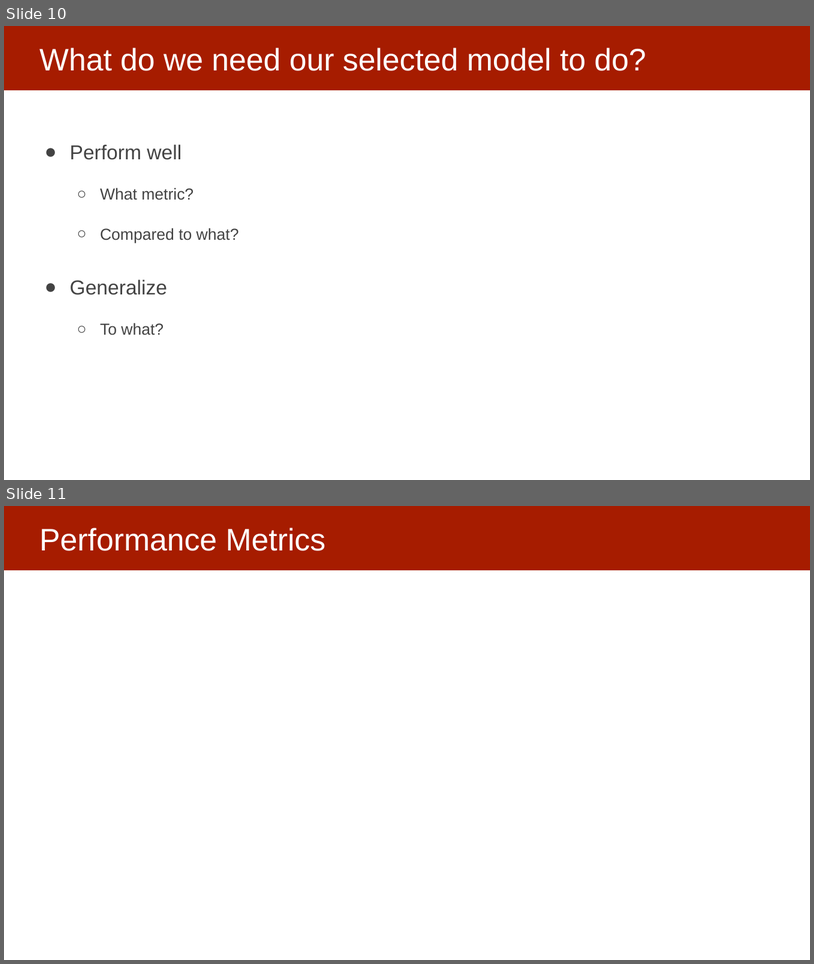
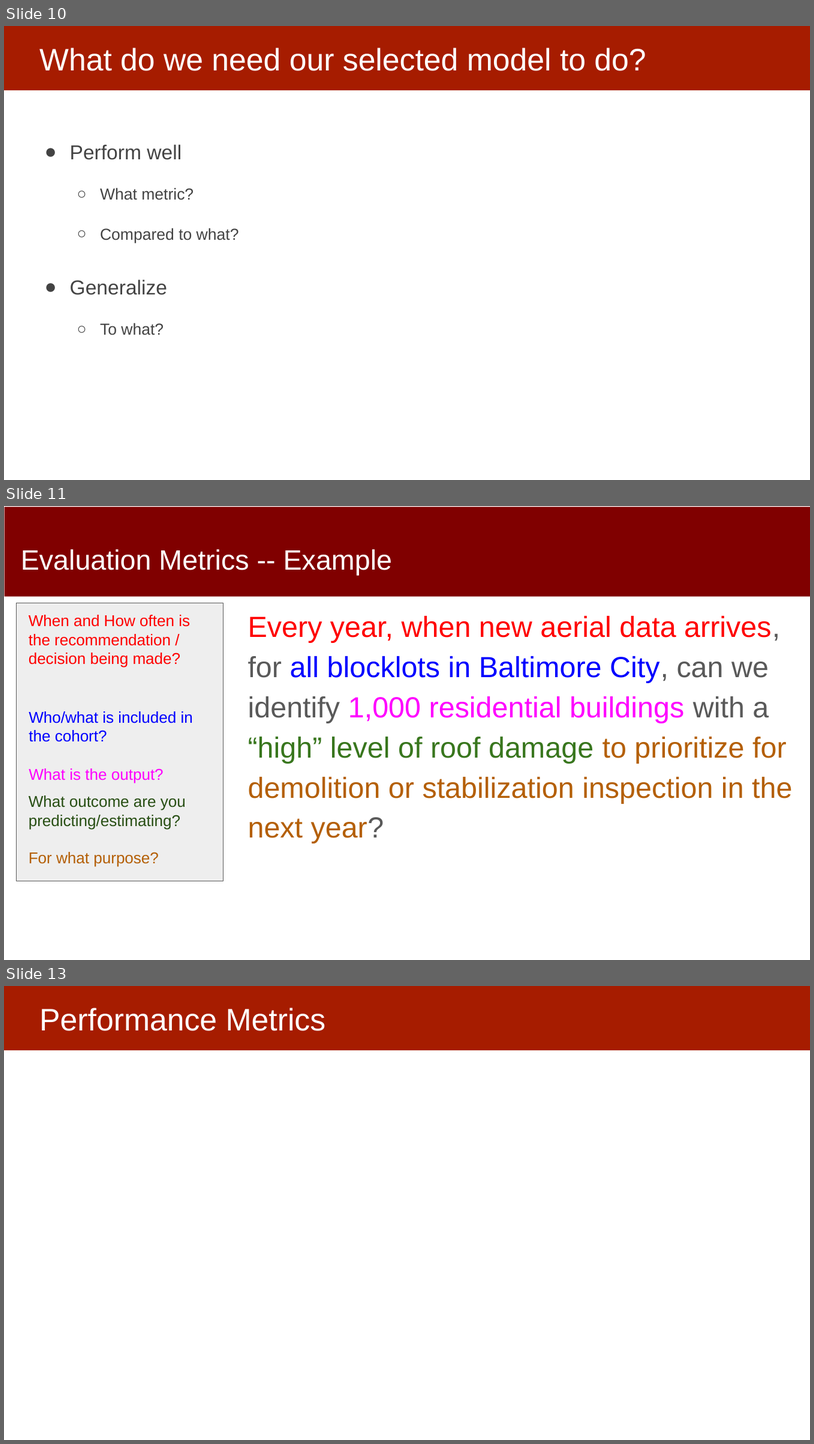
Before and after one commit to dssg/MLinPractice, a slide deck: Lectures/Lecture6-EvaluationMetrics.pptx. Shown one above the other, each under a label of ours: slides 10 and 11 before the commit, slides 10, 11 and 13 after it; the slides between them are not shown. The pictures are 814x964 and 814x1444 pixels, drawn with LibreOffice and Linux fonts; fonts in the diff are those of the drawing. Boxes give left, top, right and bottom in pixels: in the first picture for what was removed or moved away, otherwise in the second. Text is boxed around its words. In the diff, an @@ line names an element or a change of style, - is before the commit and + after.

```diff
--- a/Lectures/Lecture6-EvaluationMetrics.pptx
+++ b/Lectures/Lecture6-EvaluationMetrics.pptx
@@ slide 11 added at [4, 506, 810, 960], background #FFFFFF @@
@@ rectangle added at [5, 507, 810, 596], fill #800000 @@
@@ title added at [21, 549, 392, 575], 33.3 pt, text #FFFFFF @@
+Evaluation Metrics -- Example
@@ rectangle added at [17, 603, 224, 881], fill #EEEEEE, outline #595959 0.75 pt @@
@@ text added at [29, 615, 190, 664], 18.7 pt, text #FF0000 @@
+When and How often is the recommendation / decision being made?
@@ text added at [248, 616, 792, 843], 34.7 pt, text #B45F06 @@
+Every year, when new aerial data arrives, for all blocklots in Baltimore City, can we identify 1,000 residential buildings with a “high” level of roof damage to prioritize for demolition or stabilization inspection in the next year?
@@ text added at [29, 711, 193, 742], 18.7 pt, text #0000FF @@
+Who/what is included in the cohort?
@@ text added at [29, 768, 164, 783], 18.7 pt, text #FF00FF @@
+What is the output?
@@ text added at [29, 795, 186, 867], 18.7 pt, text #274E13 @@
+What outcome are you predicting/estimating?
+For what purpose?
@@ what was slide 11 is now slide 13 @@
```
Also in this commit, not shown: 3 slides changed, 1 other slide added.
